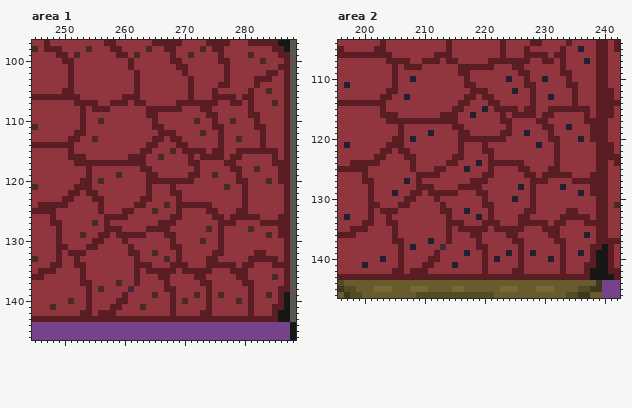
Two states of a pixel-art file, Resources/GrassLevelsTileset.ase. The picture above was drawn from the file before the commit.
384x384 pixels, 1 frame. Colours within 5 levels of each other are drawn and written as one. Shown: area 1: x 245..288, y 97..146; area 2: x 196..242, y 104..146.
Once edited:
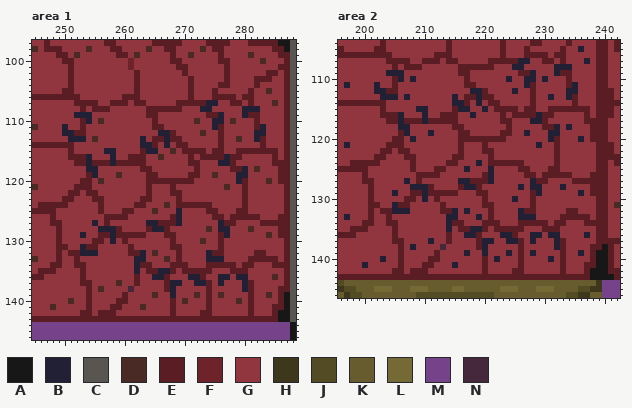
Palette (. is transparent): A #171717  B #222034  C #595652  D #4a2a24  E #591d23  F #6e232b  G #91363f  H #3d371b  J #524b24  K #665c2d  L #756935  M #76428a  N #45283c
What changed:
Changed rows in their new state; - is an unchanged pixel.
Area 1:
first column x 261:
100 F
101 F
first column x 250:
107 ------------------------BB--------
108 -----------------------BB-----BBB-
109 --BBB---------------------B---B---
110 ----B--------------------BB-------
111 B------------------------B-------B
112 BB--------------BB--------------BB
113 -BBB---------B---B--------------B-
114 -------------BB--B----------------
115 -------BB-----BB------------------
116 ----B---B------------------B------
117 ----B---B-----------------BB------
118 ----BB------------------------B---
119 -----B-----------------------BB---
120 -----------------------------B----
first column x 253:
125 ----------------B-----------
126 ----------------B-----------
127 --B--------BB---B------B----
128 ---BBB------BB---------BB---
129 B----B------------------B---
130 -----B----------------------
131 B---------------------------
132 BBB-------B----------B------
133 ---------BB----------BBB----
134 ---------B------------------
135 ---------B---BB-------------
136 ------------BB----BB---BB-BB
137 ---------------BB--BB--B---B
138 ---------------B-----------B
139 ---------------B------------
Area 2:
first column x 202:
107 ------------------------BB--------
108 -----------------------BB-----BBB-
109 --BBB---------------------B---B---
110 ----B--------------------BB-------
111 B------------------------B-------B
112 BB--------------BB--------------BB
113 -BBB---------B---B--------------B-
114 -------------BB--B----------------
115 -------BB-----BB------------------
116 ----B---B------------------B------
117 ----B---B-----------------BB------
118 ----BB------------------------B---
119 -----B-----------------------BB---
120 -----------------------------B----
first column x 205:
125 ----------------B-----------
126 ----------------B-----------
127 -----------BB---B------B----
128 ---BBB------BB---------BB---
129 -----B------------------B---
130 -----B----------------------
131 B---------------------------
132 BBB-------B----------B------
133 ---------BB----------BBB----
134 ---------B------------------
135 ---------B---BB-------------
136 ------------BB----BB---BB-BB
137 ---------------BB--BB--B---B
138 ---------------B-----------B
139 ---------------B------------
